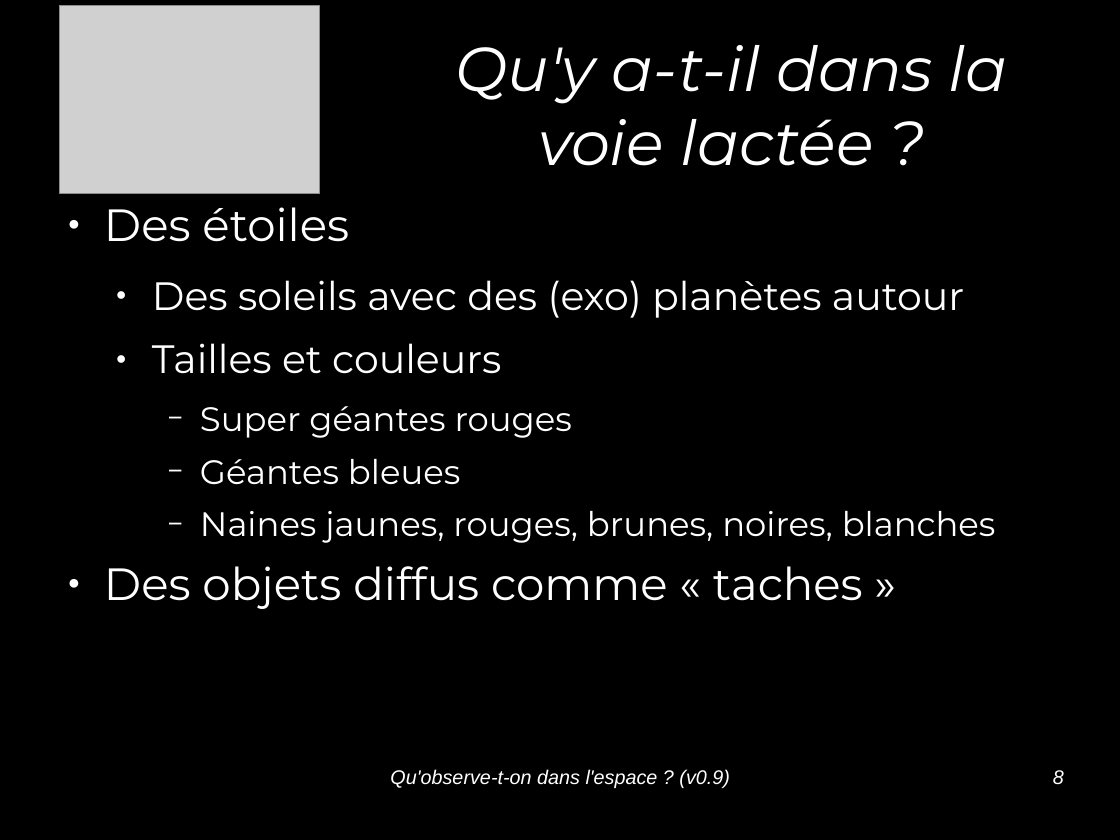
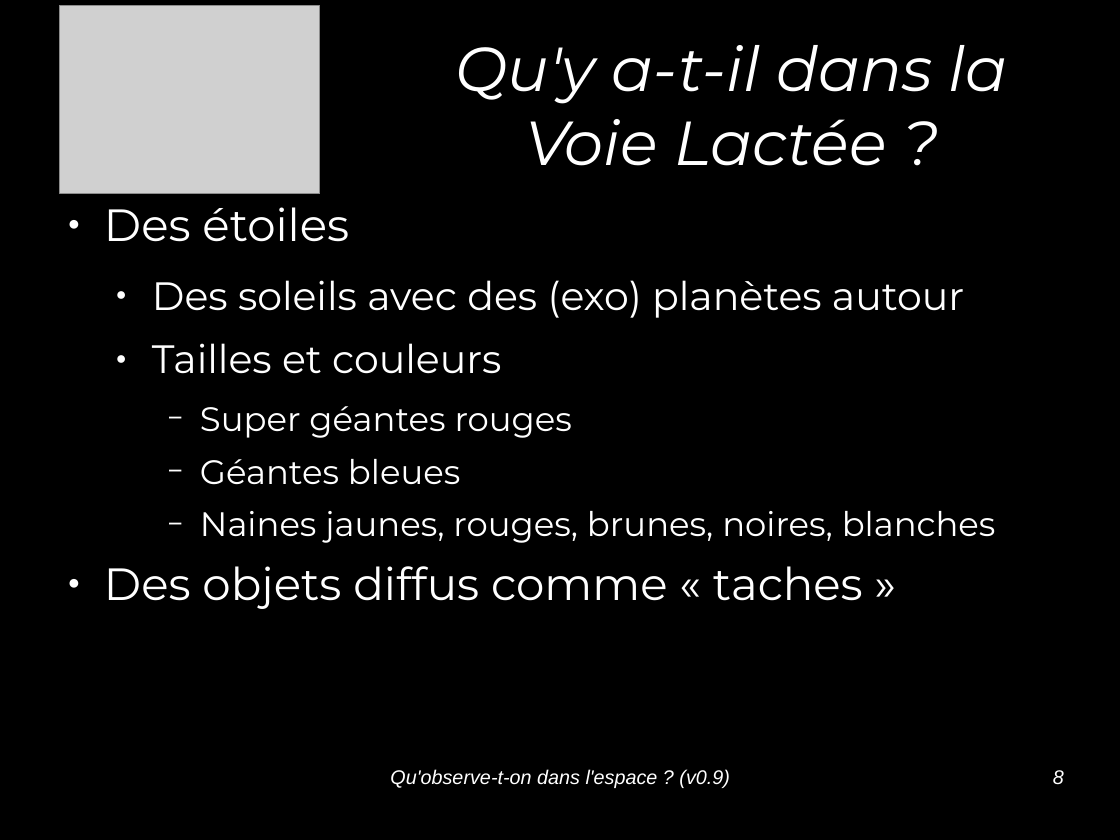
Before and after one commit to jcarnu/qf-astro, a slide deck: slide 8 of Ressources/Presentations/Qu_observe-t-on_dans_l_espace.odp. Drawn at 1120x840 pixels with LibreOffice and Linux fonts; fonts in the diff are those of the drawing; grey boxes stand for pictures; background and template pictures are left out. Boxes give left, top, right and bottom in pixels: in the first picture for what was removed or moved away, otherwise in the second. Text is boxed around its words. In the diff, an @@ line names an element or a change of style, - is before the commit and + after.

```diff
--- a/Ressources/Presentations/Qu_observe-t-on_dans_l_espace.odp
+++ b/Ressources/Presentations/Qu_observe-t-on_dans_l_espace.odp
@@ title at <box>455,45,1008,166</box>: text changed @@
-Qu'y a-t-il dans la voie lactée ?
+Qu'y a-t-il dans la Voie Lactée ?
```
Also in this commit, not shown: 2 other slides changed, 9 other files.
